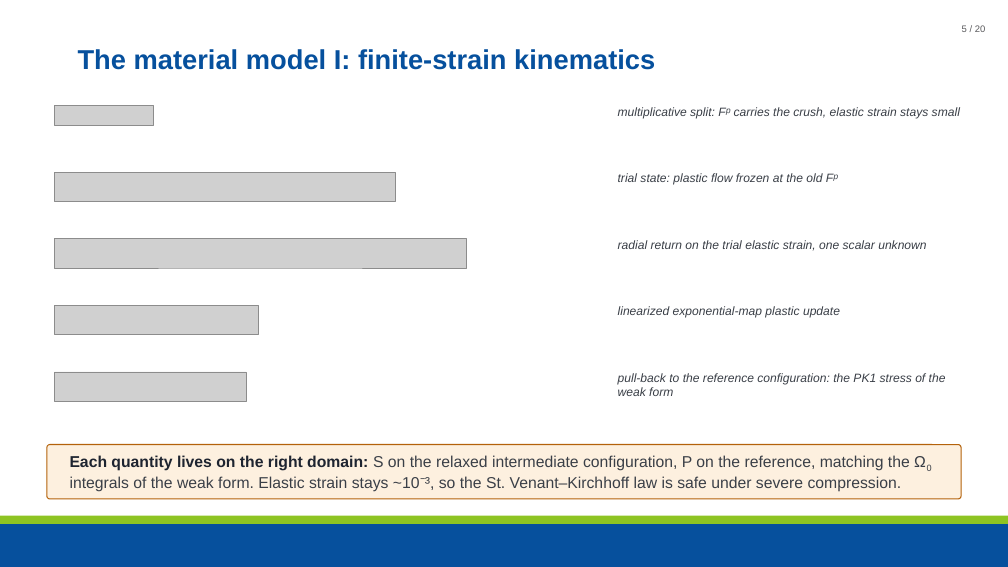
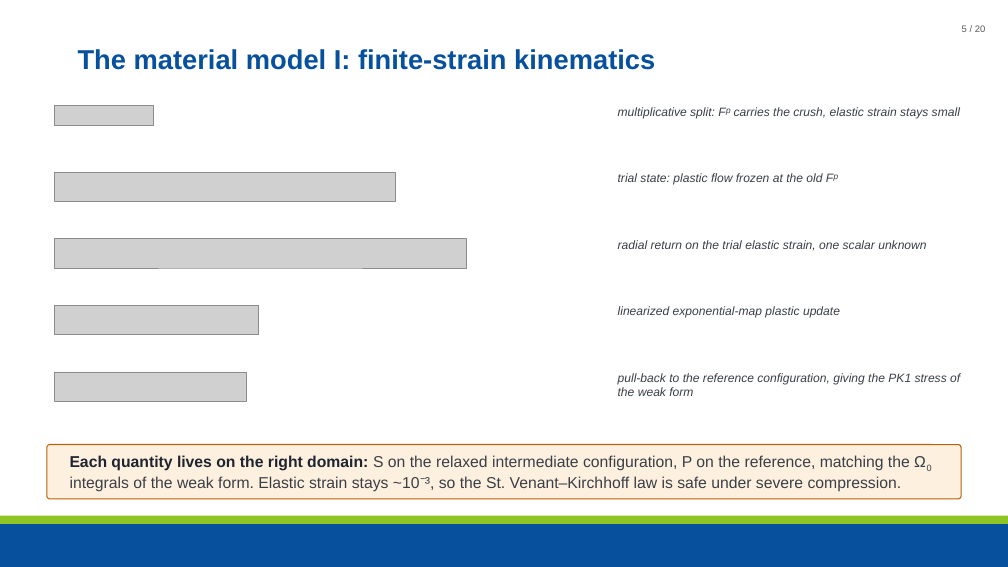
Before and after one commit to maxnezdyur/marlin, a slide deck: slide 5 of examples/impact/slide_assets/WCCM_NEML2_explicit_dynamics_v2.pptx. Drawn at 1008x567 pixels with LibreOffice and Linux fonts; fonts in the diff are those of the drawing; grey boxes stand for pictures; background and template pictures are left out. Boxes give left, top, right and bottom in pixels: in the first picture for what was removed or moved away, otherwise in the second. Text is boxed around its words. In the diff, an @@ line names an element or a change of style, - is before the commit and + after.

```diff
--- a/examples/impact/slide_assets/WCCM_NEML2_explicit_dynamics_v2.pptx
+++ b/examples/impact/slide_assets/WCCM_NEML2_explicit_dynamics_v2.pptx
@@ text at [618, 373, 960, 396]: text changed @@
-pull-back to the reference configuration: the PK1 stress of the weak form
+pull-back to the reference configuration, giving the PK1 stress of the weak form
```
Also in this commit, not shown: 13 other slides changed, 1 other file.
